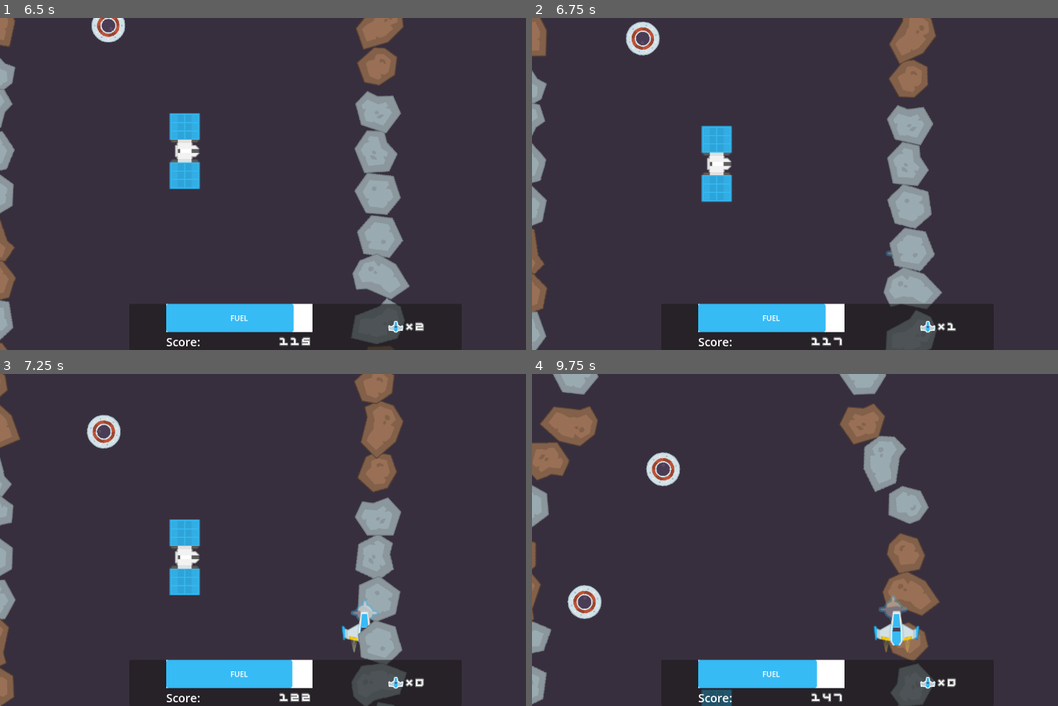
Above: before the commit, frames 1-4 (two rows, left to right).
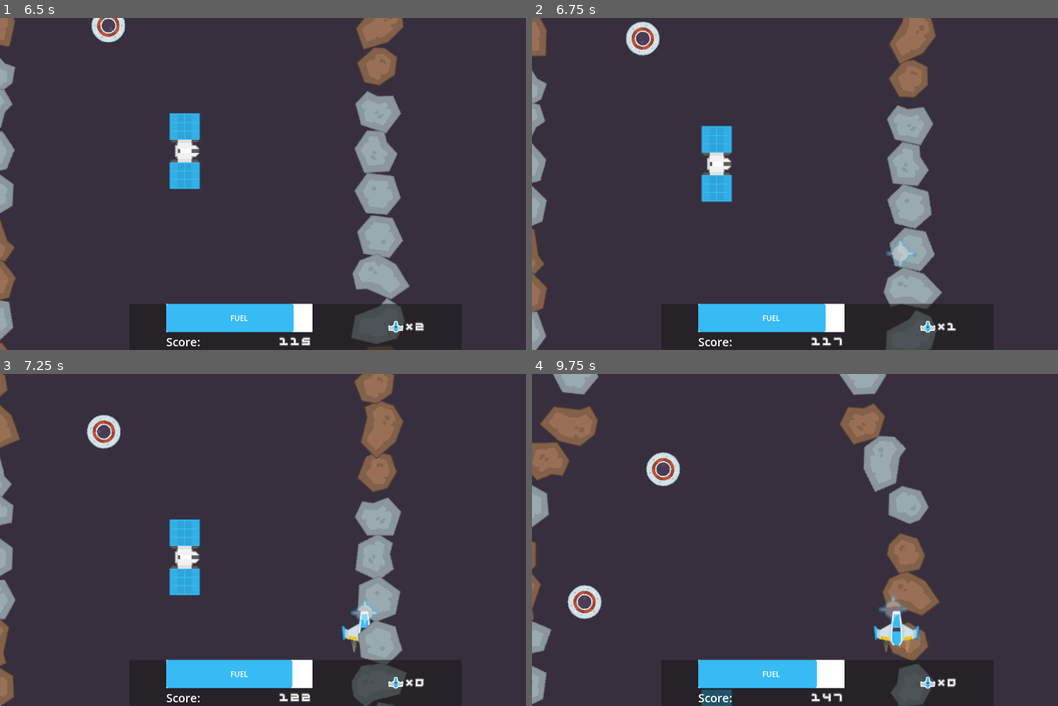
Above: after the commit, the same moments.

Repository: odonnell-brian/20-game-river-raid
Game: Godot game, scene res://Game.tscn
The game is run twice, just before and just after one commit, with the same random seed, the same clock (stepped at 60 frames per second) and the same inputs.
Inputs:
- Up to frame 1 (6.5 s): tap Enter at 0.5 s; hold D (move_right) 0.53-1.28 s; hold Space (shoot) 0.53-1.28 s; hold S (move_down) 1.28-2.03 s; tap Space (shoot) every 1.5 s from 1.35 to 5.85 s; hold D (move_right) 2.03-2.78 s; hold Space (shoot) 2.03-2.78 s; hold W (move_up) 2.78-3.53 s; hold Space (shoot) 3.53-4.28 s; hold A (move_left) 3.53-5.03 s; hold S (move_down) 5.03-5.78 s; hold Space (shoot) 5.03-5.78 s; hold D (move_right) from 5.78 s (still down)
- Up to frame 2 (6.75 s): release D (move_right) at 6.53 s; hold W (move_up) from 6.53 s (still down); hold Space (shoot) from 6.53 s (still down)
- Up to frame 3 (7.25 s): keep holding W (move_up); keep holding Space (shoot)
- Up to frame 4 (9.75 s): release W (move_up) at 7.28 s; release Space (shoot) at 7.28 s; hold D (move_right) 7.28-8.03 s; tap Space (shoot) at 7.35, 8.85 s; hold S (move_down) 8.03-8.78 s; hold Space (shoot) 8.03-8.78 s; hold A (move_left) 8.78-9.53 s; hold W (move_up) from 9.53 s (still down); hold Space (shoot) from 9.53 s (still down)

Frame 1 is identical in both runs. In frame 2, 0.2% of the frame differs, in the area x 68-73%, y 66-76%; in frame 3, less than 0.1%; in frame 4, less than 0.1%.

Commit message:
Add infinite level generation; fix bug causing spawned entities to have incorrect scroll speed

Diff:
--- a/Common/Components/movement/level_entity_scroll_component.gd
+++ b/Common/Components/movement/level_entity_scroll_component.gd
@@ -7,7 +7,7 @@
 
 func _ready() -> void:
 	super()
-	adjusted_scroll_velocity = SCROLL_VELOCITY
+	adjusted_scroll_velocity = SCROLL_VELOCITY * max(1, GlobalData.player_velocity_percent)
 	Signals.player_vertical_acceleration_changed.connect(set_adjusted_velocity)
 
 func set_adjusted_velocity(player_acceleration_percent: float) -> void:
--- a/Common/Components/movement/scroll_component.gd
+++ b/Common/Components/movement/scroll_component.gd
@@ -8,7 +8,7 @@
 @export var node_to_move: Node2D
 @export var scroll_velocity: Vector2
 
-@export var screen_exit_behavior: ScreenExitBehavior = ScreenExitBehavior.DESTROY
+@export var screen_exit_behavior: ScreenExitBehavior = ScreenExitBehavior.NONE
 @export var visibility_notifier: VisibleOnScreenNotifier2D
 
 var spawn_position: Vector2
--- a/Entities/bridge/bridge.tscn
+++ b/Entities/bridge/bridge.tscn
@@ -57,3 +57,8 @@
 [node name="LevelEntityScrollComponent" parent="." node_paths=PackedStringArray("node_to_move") instance=ExtResource("7_pwqtm")]
 node_to_move = NodePath("..")
 scroll_velocity = Vector2(0, 100)
+screen_exit_behavior = 1
+
+[node name="VisibleOnScreenNotifier2D" type="VisibleOnScreenNotifier2D" parent="LevelEntityScrollComponent"]
+position = Vector2(0, 3)
+scale = Vector2(1, 8.2)
--- a/Entities/enemy_ufo/enemy_ufo.tscn
+++ b/Entities/enemy_ufo/enemy_ufo.tscn
@@ -81,7 +81,7 @@
 [node name="LevelEntityScrollComponent" parent="." node_paths=PackedStringArray("node_to_move", "visibility_notifier") instance=ExtResource("5_vh88p")]
 node_to_move = NodePath("..")
 scroll_velocity = Vector2(0, 100)
-screen_exit_behavior = 2
+screen_exit_behavior = 1
 visibility_notifier = NodePath("VisibleOnScreenNotifier2D")
 
 [node name="VisibleOnScreenNotifier2D" type="VisibleOnScreenNotifier2D" parent="LevelEntityScrollComponent"]
--- a/Entities/fuel/fuel.tscn
+++ b/Entities/fuel/fuel.tscn
@@ -47,7 +47,11 @@
 [node name="LevelEntityScrollComponent" parent="." node_paths=PackedStringArray("node_to_move") instance=ExtResource("5_ojt5p")]
 node_to_move = NodePath("..")
 scroll_velocity = Vector2(0, 100)
-screen_exit_behavior = 2
+screen_exit_behavior = 1
+
+[node name="VisibleOnScreenNotifier2D" type="VisibleOnScreenNotifier2D" parent="LevelEntityScrollComponent"]
+position = Vector2(0, -1.5)
+scale = Vector2(1, 12.15)
 
 [node name="ScoreComponent" parent="." node_paths=PackedStringArray("health_component") instance=ExtResource("6_jl7h7")]
 health_component = NodePath("../HealthComponent")
--- a/Entities/laser/laser.tscn
+++ b/Entities/laser/laser.tscn
@@ -20,6 +20,7 @@
 [node name="ScrollComponent" parent="." node_paths=PackedStringArray("node_to_move", "visibility_notifier") instance=ExtResource("2_6mloo")]
 node_to_move = NodePath("..")
 scroll_velocity = Vector2(0, -1000)
+screen_exit_behavior = 1
 visibility_notifier = NodePath("VisibleOnScreenNotifier2D")
 
 [node name="VisibleOnScreenNotifier2D" type="VisibleOnScreenNotifier2D" parent="ScrollComponent"]
--- a/Entities/laser/laser_bridge_left.tscn
+++ b/Entities/laser/laser_bridge_left.tscn
@@ -21,6 +21,7 @@
 [node name="ScrollComponent" parent="." node_paths=PackedStringArray("node_to_move", "visibility_notifier") instance=ExtResource("2_o0bp4")]
 node_to_move = NodePath("..")
 scroll_velocity = Vector2(-1000, 0)
+screen_exit_behavior = 1
 visibility_notifier = NodePath("VisibleOnScreenNotifier2D")
 
 [node name="VisibleOnScreenNotifier2D" type="VisibleOnScreenNotifier2D" parent="ScrollComponent"]
--- a/Entities/laser/laser_bridge_right.tscn
+++ b/Entities/laser/laser_bridge_right.tscn
@@ -21,6 +21,7 @@
 [node name="ScrollComponent" parent="." node_paths=PackedStringArray("node_to_move", "visibility_notifier") instance=ExtResource("2_e8u22")]
 node_to_move = NodePath("..")
 scroll_velocity = Vector2(1000, 0)
+screen_exit_behavior = 1
 visibility_notifier = NodePath("VisibleOnScreenNotifier2D")
 
 [node name="VisibleOnScreenNotifier2D" type="VisibleOnScreenNotifier2D" parent="ScrollComponent"]
--- a/Entities/laser/laser_explode.tscn
+++ b/Entities/laser/laser_explode.tscn
@@ -2,6 +2,33 @@
 
 [ext_resource type="Texture2D" uid="uid://cd7ctrutmtc27" path="res://Entities/laser/assets/laserBlue08.png" id="1_iepu7"]
 [ext_resource type="PackedScene" uid="uid://db3twsdalc7ft" path="res://Common/Components/movement/level_entity_scroll_component.tscn" id="2_w60ej"]
+
+[sub_resource type="Animation" id="Animation_mb8oj"]
+length = 0.001
+tracks/0/type = "value"
+tracks/0/imported = false
+tracks/0/enabled = true
+tracks/0/path = NodePath("LaserBlue08:modulate")
+tracks/0/interp = 1
+tracks/0/loop_wrap = true
+tracks/0/keys = {
+"times": PackedFloat32Array(0),
+"transitions": PackedFloat32Array(1),
+"update": 0,
+"values": [Color(1, 1, 1, 1)]
+}
+tracks/1/type = "value"
+tracks/1/imported = false
+tracks/1/enabled = true
+tracks/1/path = NodePath(".:scale")
+tracks/1/interp = 1
+tracks/1/loop_wrap = true
+tracks/1/keys = {
+"times": PackedFloat32Array(0),
+"transitions": PackedFloat32Array(1),
+"update": 0,
+"values": [Vector2(1, 1)]
+}
 
 [sub_resource type="Animation" id="Animation_w60ej"]
 resource_name = "fade"
@@ -45,33 +72,6 @@
 "values": [Vector2(1, 1), Vector2(1.5, 1.5)]
 }
 
-[sub_resource type="Animation" id="Animation_mb8oj"]
-length = 0.001
-tracks/0/type = "value"
-tracks/0/imported = false
-tracks/0/enabled = true
-tracks/0/path = NodePath("LaserBlue08:modulate")
-tracks/0/interp = 1
-tracks/0/loop_wrap = true
-tracks/0/keys = {
-"times": PackedFloat32Array(0),
-"transitions": PackedFloat32Array(1),
-"update": 0,
-"values": [Color(1, 1, 1, 1)]
-}
-tracks/1/type = "value"
-tracks/1/imported = false
-tracks/1/enabled = true
-tracks/1/path = NodePath(".:scale")
-tracks/1/interp = 1
-tracks/1/loop_wrap = true
-tracks/1/keys = {
-"times": PackedFloat32Array(0),
-"transitions": PackedFloat32Array(1),
-"update": 0,
-"values": [Vector2(1, 1)]
-}
-
 [sub_resource type="AnimationLibrary" id="AnimationLibrary_ryejm"]
 _data = {
 &"RESET": SubResource("Animation_mb8oj"),
@@ -79,6 +79,7 @@
 }
 
 [node name="LaserExplode" type="Node2D"]
+z_index = 2
 
 [node name="LaserBlue08" type="Sprite2D" parent="."]
 texture = ExtResource("1_iepu7")
--- a/Entities/player/player.gd
+++ b/Entities/player/player.gd
@@ -24,6 +24,7 @@
 
 	if acceleration_component.handle_acceleration(delta):
 		Signals.player_vertical_acceleration_changed.emit(acceleration_component.current_acceleration)
+		GlobalData.player_velocity_percent = acceleration_component.current_acceleration
 
 	move_and_slide()
 
--- /dev/null
+++ b/Globals/global_data.gd
@@ -0,0 +1,3 @@
+extends Node
+
+var player_velocity_percent: float = 0.0
--- a/Levels/Pieces/level_piece.gd
+++ b/Levels/Pieces/level_piece.gd
@@ -1,5 +1,8 @@
 class_name LevelPiece
 extends Node2D
+
+signal level_piece_entered_screen(piece: LevelPiece)
+signal level_piece_exited_screen(piece: LevelPiece)
 
 @export var stitch_point_top: Marker2D
 @export var stitch_point_bottom: Marker2D
@@ -7,6 +10,11 @@
 @export var enemy_spawns: Array[Marker2D] = []
 @export var fuel_spawns: Array[Marker2D] = []
 @export var bridge_spawn: Marker2D
+@export var visibility_notifier: VisibleOnScreenNotifier2D
+
+func _ready() -> void:
+	visibility_notifier.screen_entered.connect(level_piece_entered_screen.emit.bind(self))
+	visibility_notifier.screen_exited.connect(level_piece_exited_screen.emit.bind(self))
 
 func get_connecting_piece() -> Enums.LevelPieces:
 	var scene_enum: Enums.LevelPieces = connections[randi_range(0, connections.size() - 1)]
--- a/Levels/Pieces/level_starting.tscn
+++ b/Levels/Pieces/level_starting.tscn
@@ -4,7 +4,7 @@
 [ext_resource type="Script" uid="uid://c0dx0wdevhm75" path="res://Levels/Pieces/level_piece.gd" id="1_ya1y7"]
 [ext_resource type="PackedScene" uid="uid://db3twsdalc7ft" path="res://Common/Components/movement/level_entity_scroll_component.tscn" id="2_x3cxi"]
 
-[node name="LevelStarting" type="Node2D" node_paths=PackedStringArray("stitch_point_top", "stitch_point_bottom", "enemy_spawns", "fuel_spawns", "bridge_spawn")]
+[node name="LevelStarting" type="Node2D" node_paths=PackedStringArray("stitch_point_top", "stitch_point_bottom", "enemy_spawns", "fuel_spawns", "bridge_spawn", "visibility_notifier")]
 script = ExtResource("1_ya1y7")
 stitch_point_top = NodePath("StitchPointTop")
 stitch_point_bottom = NodePath("StitchPointBottom")
@@ -12,6 +12,7 @@
 enemy_spawns = [NodePath("EnemySpawn1"), NodePath("EnemySpawn2")]
 fuel_spawns = [NodePath("FuelSpawn")]
 bridge_spawn = NodePath("BridgeSpawn")
+visibility_notifier = NodePath("VisibleOnScreenNotifier2D")
 
 [node name="AsteroidWallVertical" parent="." instance=ExtResource("1_5tjaj")]
 position = Vector2(-417.5, 0)
@@ -19,10 +20,10 @@
 [node name="AsteroidWallVertical2" parent="." instance=ExtResource("1_5tjaj")]
 position = Vector2(417.5, 0)
 
-[node name="LevelEntityScrollComponent" parent="." node_paths=PackedStringArray("node_to_move") instance=ExtResource("2_x3cxi")]
+[node name="LevelEntityScrollComponent" parent="." node_paths=PackedStringArray("node_to_move", "visibility_notifier") instance=ExtResource("2_x3cxi")]
 node_to_move = NodePath("..")
 scroll_velocity = Vector2(0, 100)
-screen_exit_behavior = 0
+visibility_notifier = NodePath("../VisibleOnScreenNotifier2D")
 
 [node name="StitchPointTop" type="Marker2D" parent="."]
 position = Vector2(0, -435)
@@ -40,3 +41,6 @@
 
 [node name="BridgeSpawn" type="Marker2D" parent="."]
 position = Vector2(0, -171)
+
+[node name="VisibleOnScreenNotifier2D" type="VisibleOnScreenNotifier2D" parent="."]
+position = Vector2(0, -484)
--- a/Levels/Pieces/narrow_mid2.tscn
+++ b/Levels/Pieces/narrow_mid2.tscn
@@ -4,7 +4,7 @@
 [ext_resource type="Script" uid="uid://c0dx0wdevhm75" path="res://Levels/Pieces/level_piece.gd" id="1_jfdvs"]
 [ext_resource type="PackedScene" uid="uid://db3twsdalc7ft" path="res://Common/Components/movement/level_entity_scroll_component.tscn" id="2_dwc7f"]
 
-[node name="NarrowMid2" type="Node2D" node_paths=PackedStringArray("stitch_point_top", "stitch_point_bottom", "enemy_spawns", "fuel_spawns", "bridge_spawn")]
+[node name="NarrowMid2" type="Node2D" node_paths=PackedStringArray("stitch_point_top", "stitch_point_bottom", "enemy_spawns", "fuel_spawns", "bridge_spawn", "visibility_notifier")]
 script = ExtResource("1_jfdvs")
 stitch_point_top = NodePath("StitchPointTop")
 stitch_point_bottom = NodePath("StitchPointBottom")
@@ -12,6 +12,7 @@
 enemy_spawns = [NodePath("EnemySpawn1"), NodePath("EnemySpawn2"), NodePath("EnemySpawn3")]
 fuel_spawns = [NodePath("FuelSpawn")]
 bridge_spawn = NodePath("BridgeSpawn")
+visibility_notifier = NodePath("VisibleOnScreenNotifier")
 
 [node name="AsteroidWallVertical" parent="." instance=ExtResource("1_2mtpx")]
 position = Vector2(-312, -194)
@@ -43,3 +44,6 @@
 
 [node name="BridgeSpawn" type="Marker2D" parent="."]
 position = Vector2(0, -171)
+
+[node name="VisibleOnScreenNotifier" type="VisibleOnScreenNotifier2D" parent="."]
+position = Vector2(0, -666)
--- a/Levels/Pieces/narrow_to_wide.tscn
+++ b/Levels/Pieces/narrow_to_wide.tscn
@@ -5,7 +5,7 @@
 [ext_resource type="PackedScene" uid="uid://db3twsdalc7ft" path="res://Common/Components/movement/level_entity_scroll_component.tscn" id="4_qe0ox"]
 [ext_resource type="PackedScene" uid="uid://ctqh86dmvas7w" path="res://Levels/Pieces/Common/asteroid_wall_vertical.tscn" id="4_we8n8"]
 
-[node name="NarrowToWide" type="Node2D" node_paths=PackedStringArray("stitch_point_top", "stitch_point_bottom", "enemy_spawns", "fuel_spawns", "bridge_spawn")]
+[node name="NarrowToWide" type="Node2D" node_paths=PackedStringArray("stitch_point_top", "stitch_point_bottom", "enemy_spawns", "fuel_spawns", "bridge_spawn", "visibility_notifier")]
 script = ExtResource("1_qe0ox")
 stitch_point_top = NodePath("StitchPointTop")
 stitch_point_bottom = NodePath("StitchPointBottom")
@@ -13,6 +13,7 @@
 enemy_spawns = [NodePath("EnemySpawn1"), NodePath("EnemySpawn2"), NodePath("EnemySpawn3")]
 fuel_spawns = [NodePath("FuelSpawn")]
 bridge_spawn = NodePath("BridgeSpawn")
+visibility_notifier = NodePath("VisibleOnScreenNotifier")
 
 [node name="AsteroidWallLeftToRight" parent="." instance=ExtResource("3_ahnh0")]
 position = Vector2(312, -475)
@@ -33,9 +34,10 @@
 [node name="StitchPointBottom" type="Marker2D" parent="."]
 position = Vector2(0, 503)
 
-[node name="LevelEntityScrollComponent" parent="." node_paths=PackedStringArray("node_to_move") instance=ExtResource("4_qe0ox")]
+[node name="LevelEntityScrollComponent" parent="." node_paths=PackedStringArray("node_to_move", "visibility_notifier") instance=ExtResource("4_qe0ox")]
 node_to_move = NodePath("..")
 scroll_velocity = Vector2(0, 100)
+visibility_notifier = NodePath("../VisibleOnScreenNotifier")
 
 [node name="FuelSpawn" type="Marker2D" parent="."]
 position = Vector2(-116, 251)
@@ -51,3 +53,6 @@
 
 [node name="BridgeSpawn" type="Marker2D" parent="."]
 position = Vector2(0, -171)
+
+[node name="VisibleOnScreenNotifier" type="VisibleOnScreenNotifier2D" parent="."]
+position = Vector2(0, -766)
--- a/Levels/Pieces/wide_to_narrow.tscn
+++ b/Levels/Pieces/wide_to_narrow.tscn
@@ -5,7 +5,7 @@
 [ext_resource type="PackedScene" uid="uid://ctqh86dmvas7w" path="res://Levels/Pieces/Common/asteroid_wall_vertical.tscn" id="3_qyrti"]
 [ext_resource type="PackedScene" uid="uid://db3twsdalc7ft" path="res://Common/Components/movement/level_entity_scroll_component.tscn" id="5_qybxc"]
 
-[node name="WideToNarrow" type="Node2D" node_paths=PackedStringArray("stitch_point_top", "stitch_point_bottom", "enemy_spawns", "fuel_spawns", "bridge_spawn")]
+[node name="WideToNarrow" type="Node2D" node_paths=PackedStringArray("stitch_point_top", "stitch_point_bottom", "enemy_spawns", "fuel_spawns", "bridge_spawn", "visibility_notifier")]
 script = ExtResource("1_qyrti")
 stitch_point_top = NodePath("StitchPointTop")
 stitch_point_bottom = NodePath("StitchPointBottom")
@@ -13,6 +13,7 @@
 enemy_spawns = [NodePath("EnemySpawn1"), NodePath("EnemySpawn2"), NodePath("EnemySpawn3"), NodePath("EnemySpawn4")]
 fuel_spawns = [NodePath("FuelSpawn")]
 bridge_spawn = NodePath("BridgeSpawn")
+visibility_notifier = NodePath("VisibleOnScreenNotifier")
 
 [node name="AsteroidWallLeftToRight" parent="." instance=ExtResource("2_vrx01")]
 position = Vector2(-410, 548)
@@ -36,7 +37,6 @@
 [node name="LevelEntityScrollComponent" parent="." node_paths=PackedStringArray("node_to_move") instance=ExtResource("5_qybxc")]
 node_to_move = NodePath("..")
 scroll_velocity = Vector2(0, 100)
-screen_exit_behavior = 0
 
 [node name="FuelSpawn" type="Marker2D" parent="."]
 
@@ -54,3 +54,6 @@
 
 [node name="EnemySpawn4" type="Marker2D" parent="."]
 position = Vector2(-100, 190)
+
+[node name="VisibleOnScreenNotifier" type="VisibleOnScreenNotifier2D" parent="."]
+position = Vector2(0, -659)
--- a/Levels/level_manager.gd
+++ b/Levels/level_manager.gd
@@ -18,26 +18,29 @@
 
 var level_pieces: Array[LevelPiece]
 var mid_x: float
+var pieces_exited: int = 0
 
 func _ready() -> void:
 	mid_x = get_viewport().size.x / 2.0
 	level_pieces.append(starting_piece)
+	starting_piece.level_piece_exited_screen.connect(on_piece_exited_screen)
+	Signals.scene_ready.connect(generate_level_segment.bind(MAX_PIECES - 1))
 
-	#level_pieces.append_array(generate_level_segment())
-	Signals.scene_ready.connect(generate_level_segment)
+func generate_level_segment(num_pieces: int) -> void:
+	print("\nGenerating new level segment")
 
-func generate_level_segment() -> Array[LevelPiece]:
 	var prev_piece: LevelPiece = level_pieces[level_pieces.size() - 1]
 	var new_pieces: Array[LevelPiece] = []
-	for i in range(1, MAX_PIECES):
+	for i in range(0, num_pieces):
 		var next_piece_enum: Enums.LevelPieces = prev_piece.get_connecting_piece()
 
 		var next_level_piece = position_and_add_piece(prev_piece, LEVEL_PIECE_TO_SCENE.get(next_piece_enum))
+		next_level_piece.level_piece_exited_screen.connect(on_piece_exited_screen)
 		new_pieces.append(next_level_piece)
+		level_pieces.append(next_level_piece)
 		prev_piece = next_level_piece
 
 	Signals.level_pieces_added.emit(new_pieces)
-	return level_pieces
 
 func position_and_add_piece(prev_piece: LevelPiece, next_piece: PackedScene) -> LevelPiece:
 	var level_piece: LevelPiece = next_piece.instantiate() as LevelPiece
@@ -47,3 +50,17 @@
 	add_child(level_piece)
 
 	return level_piece
+
+func on_piece_exited_screen(_piece: LevelPiece) -> void:
+	pieces_exited = (pieces_exited + 1) % MAX_PIECES
+
+	if pieces_exited == 2:
+		generate_level_segment(MAX_PIECES)
+		clean_up_old_pieces()
+
+func clean_up_old_pieces() -> void:
+	if level_pieces.size() > MAX_PIECES * 2:
+		var pieces_to_free: Array[LevelPiece] = level_pieces.slice(0, MAX_PIECES)
+		level_pieces = level_pieces.slice(MAX_PIECES)
+		for piece in pieces_to_free:
+			piece.queue_free()
--- a/Levels/level_test.tscn
+++ b/Levels/level_test.tscn
@@ -6,13 +6,20 @@
 
 [node name="LevelTest" type="Node2D"]
 
-[node name="LevelStarting" parent="." instance=ExtResource("1_7mba1")]
+[node name="Disabled" type="Node2D" parent="."]
+process_mode = 4
+visible = false
 
-[node name="WideToNarrow" parent="." instance=ExtResource("2_soq8b")]
+[node name="Pieces" type="Node2D" parent="."]
+position = Vector2(640, 0)
+
+[node name="LevelStarting" parent="Pieces" instance=ExtResource("1_7mba1")]
+
+[node name="WideToNarrow" parent="Pieces" instance=ExtResource("2_soq8b")]
 position = Vector2(0, -1029)
 
-[node name="WideToNarrow2" parent="." instance=ExtResource("3_soq8b")]
+[node name="WideToNarrow2" parent="Pieces" instance=ExtResource("3_soq8b")]
 position = Vector2(-19, -2151)
 
-[node name="LevelStarting2" parent="." instance=ExtResource("1_7mba1")]
+[node name="LevelStarting2" parent="Pieces" instance=ExtResource("1_7mba1")]
 position = Vector2(0, -3364)
--- a/project.godot
+++ b/project.godot
@@ -21,6 +21,7 @@
 Signals="*res://Globals/global_signals.gd"
 Enums="*res://Globals/global_enums.gd"
 GlobalScenes="*res://Globals/global_scenes.gd"
+GlobalData="*res://Globals/global_data.gd"
 
 [display]
 
--- /dev/null
+++ b/test_scene.tscn
@@ -0,0 +1,17 @@
+[gd_scene load_steps=3 format=3 uid="uid://bxgb5iid443km"]
+
+[ext_resource type="PackedScene" uid="uid://qs1s3nw4hf2r" path="res://Entities/bridge/bridge.tscn" id="1_uhqqe"]
+[ext_resource type="PackedScene" uid="uid://ctqh86dmvas7w" path="res://Levels/Pieces/Common/asteroid_wall_vertical.tscn" id="2_ia1lp"]
+
+[node name="TestScene" type="Node2D"]
+
+[node name="Bridge" parent="." instance=ExtResource("1_uhqqe")]
+position = Vector2(596, 293)
+
+[node name="LevelEntityScrollComponent" parent="Bridge" index="6"]
+process_mode = 4
+
+[node name="AsteroidWallVertical" parent="." instance=ExtResource("2_ia1lp")]
+position = Vector2(292, 300)
+
+[editable path="Bridge"]
Not shown, added: Globals/global_data.gd.uid
